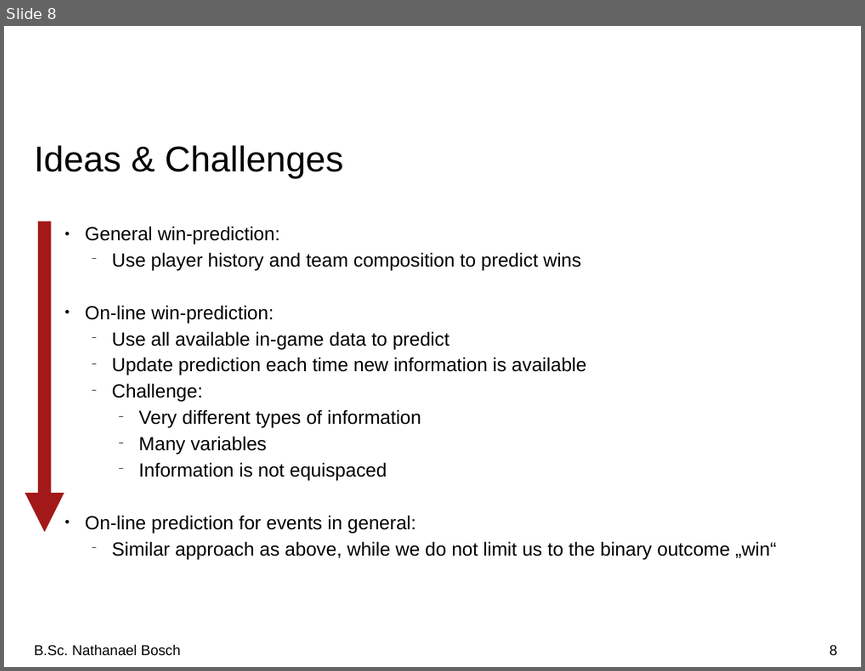
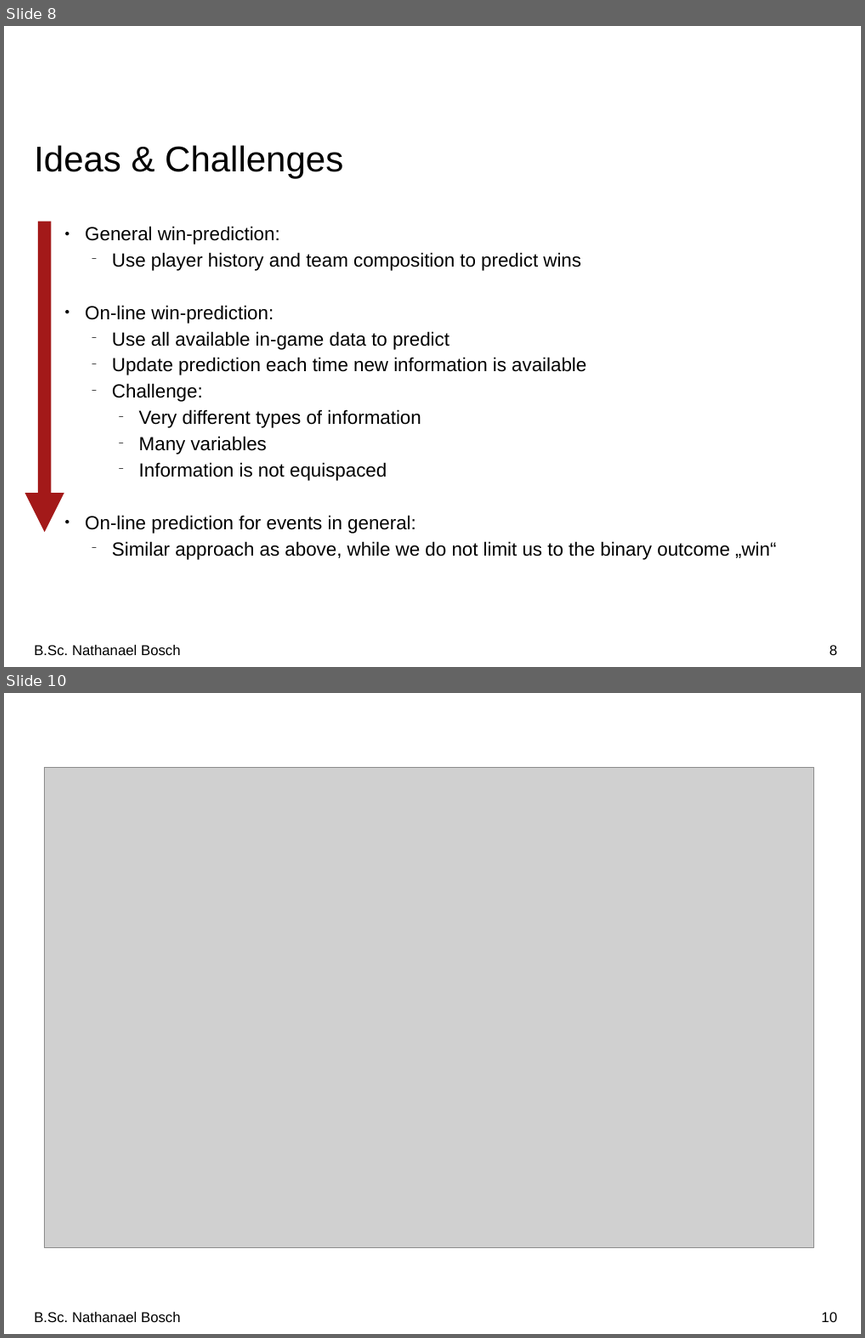
Before and after one commit to nathanaelbosch/GNTRM, a slide deck: challenges/challenge2/challenge2.odp. Shown one above the other, each under a label of ours: slide 8 before the commit, slides 8 and 10 after it; the slides between them are not shown. The pictures are 865x671 and 865x1338 pixels, drawn with LibreOffice and Linux fonts; fonts in the diff are those of the drawing; grey boxes stand for pictures; background and template pictures are left out. Boxes give left, top, right and bottom in pixels: in the first picture for what was removed or moved away, otherwise in the second. Text is boxed around its words. In the diff, an @@ line names an element or a change of style, - is before the commit and + after.

```diff
--- a/challenges/challenge2/challenge2.odp
+++ b/challenges/challenge2/challenge2.odp
@@ slide 10 added at <box>4,693,861,1334</box>, background #FFFFFF @@
@@ picture added at <box>44,768,814,1248</box> @@
@@ text added at <box>34,1312,181,1322</box>, 12 pt, text #000000 @@
+B.Sc. Nathanael Bosch
@@ page number added at <box>821,1312,837,1322</box>, 12 pt, text #000000 @@
+10
```
Also in this commit, not shown: 1 other slide added, 6 other files.
